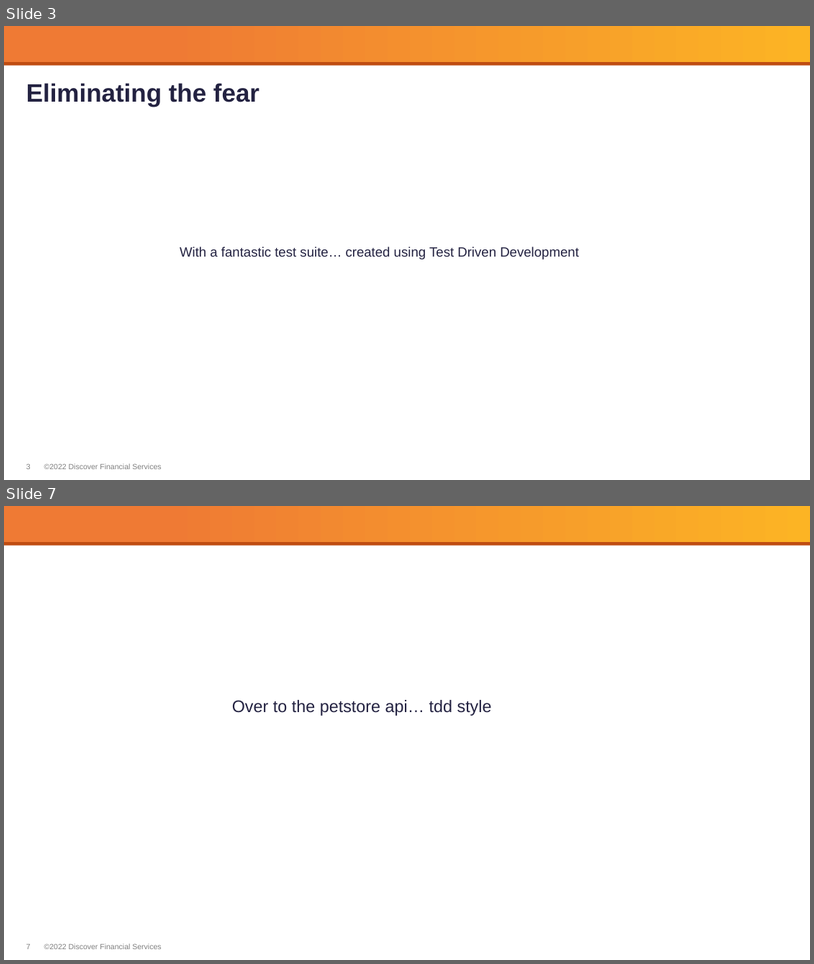
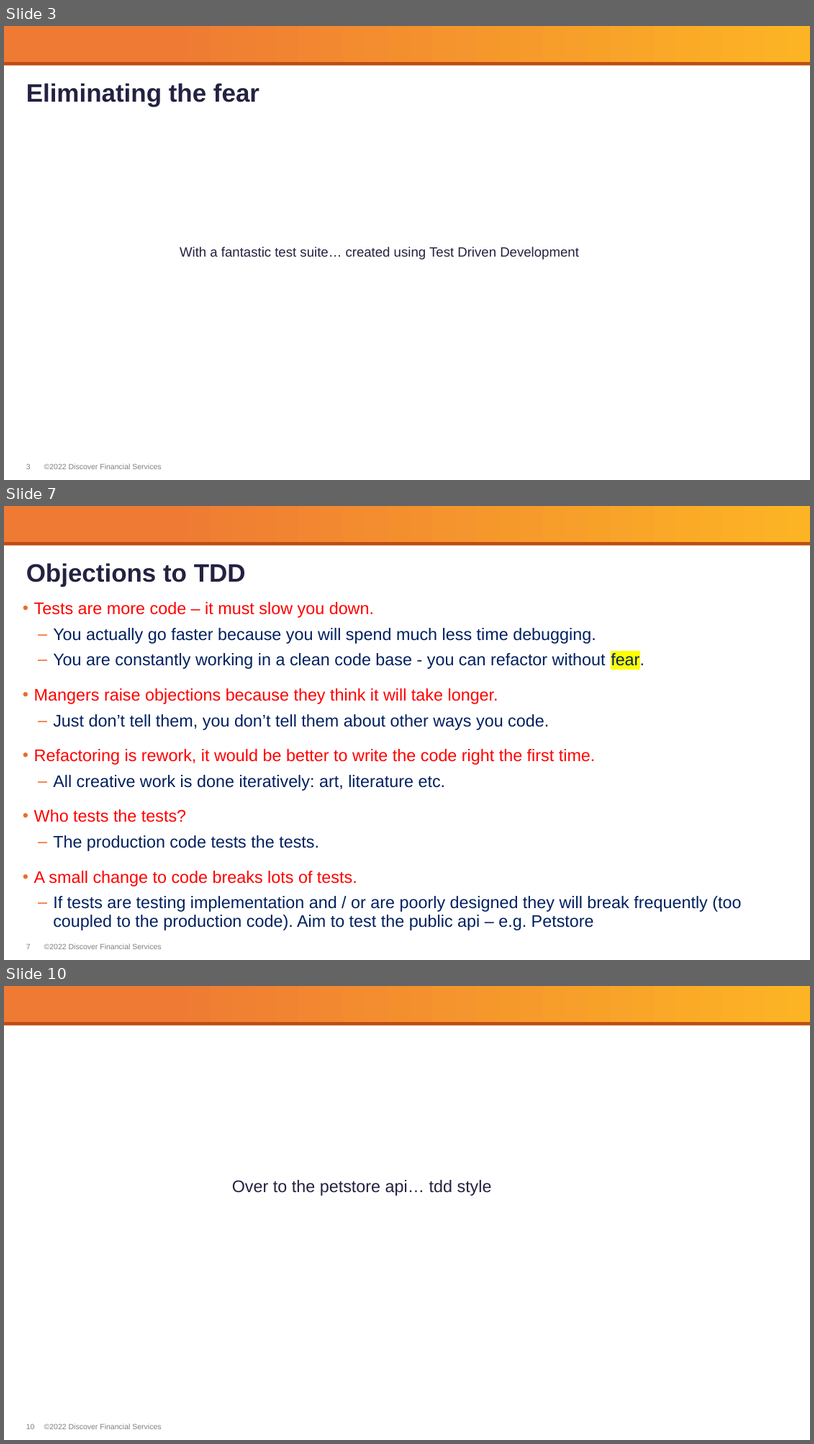
Before and after one commit to rupertwaldron/CleanCoders, a slide deck: Presentations/6- Clean Code - TDD.pptx. Shown one above the other, each under a label of ours: slides 3 and 7 before the commit, slides 3, 7 and 10 after it; the slides between them are not shown. The pictures are 814x964 and 814x1444 pixels, drawn with LibreOffice and Linux fonts; fonts in the diff are those of the drawing; background and template pictures are left out. Boxes give left, top, right and bottom in pixels: in the first picture for what was removed or moved away, otherwise in the second. Text is boxed around its words. In the diff, an @@ line names an element or a change of style, - is before the commit and + after.

```diff
--- a/Presentations/6- Clean Code - TDD.pptx
+++ b/Presentations/6- Clean Code - TDD.pptx
@@ slide 7 added at (4, 506, 810, 960), background #FFFFFF; not listed: 4 template elements that a slide beside it also shows @@
@@ title added at (26, 563, 246, 587), 30 pt, text #232241, bold @@
+Objections to TDD
@@ text added at (34, 602, 741, 930), 20 pt, text #002060 @@
+• Tests are more code – it must slow you down.
+  ‒ You actually go faster because you will spend much less time debugging.
+  ‒ You are constantly working in a clean code base - you can refactor without fear.
+• Mangers raise objections because they think it will take longer.
+  ‒ Just don’t tell them, you don’t tell them about other ways you code.
+• Refactoring is rework, it would be better to write the code right the first time.
+  ‒ All creative work is done iteratively: art, literature etc.
+• Who tests the tests?
+  ‒ The production code tests the tests.
+• A small change to code breaks lots of tests.
+  ‒ If tests are testing implementation and / or are poorly designed they will break frequently (too coupled to the production code). Aim to test the public api – e.g. Petstore
@@ what was slide 7 is now slide 10 @@
@@ page number at (26, 1424, 35, 1429): text changed @@
-7
+10
```
Also in this commit, not shown: 1 slide changed, 2 other slides added.
